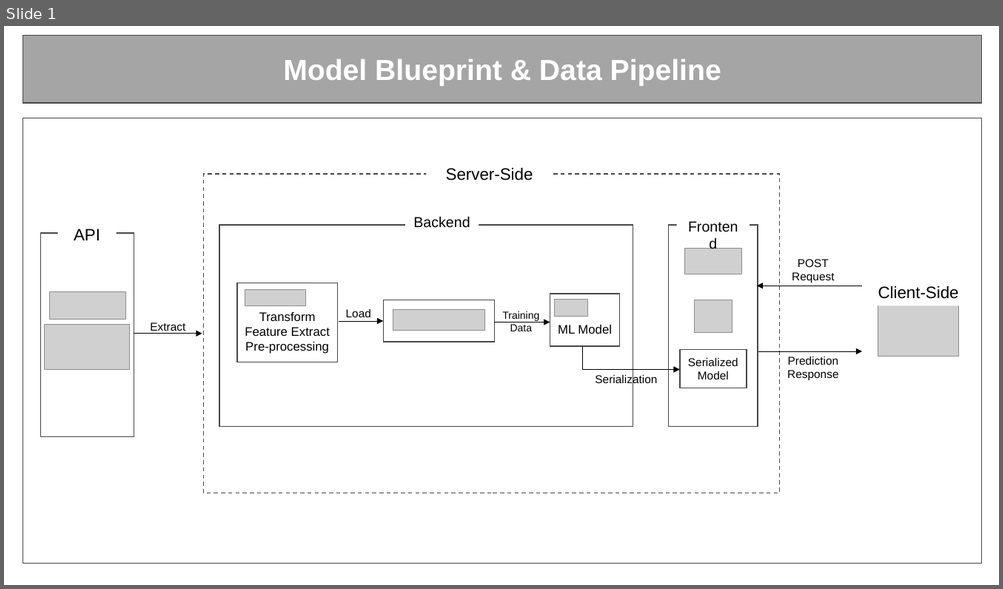
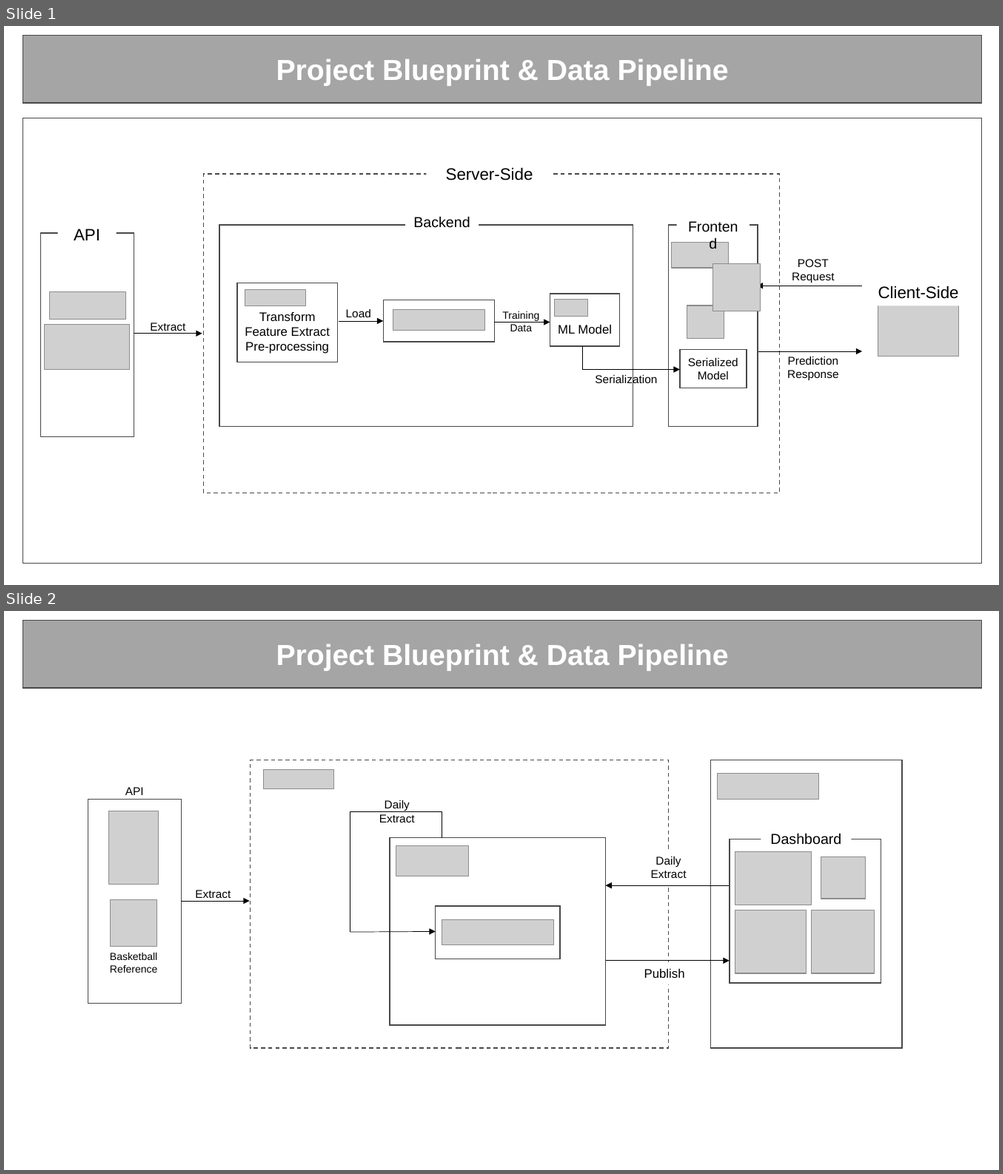
Before and after one commit to VickusWan/my_portfolio, a slide deck: static/blueprints.pptx. Shown one above the other, each under a label of ours: slide 1 before the commit, slides 1 and 2 after it. The pictures are 1003x589 and 1003x1174 pixels, drawn with LibreOffice and Linux fonts; fonts in the diff are those of the drawing; grey boxes stand for pictures. Boxes give left, top, right and bottom in pixels: in the first picture for what was removed or moved away, otherwise in the second. Text is boxed around its words. In the diff, an @@ line names an element or a change of style, - is before the commit and + after.

```diff
--- a/static/blueprints.pptx
+++ b/static/blueprints.pptx
@@ slide 2 added at bbox=[4, 611, 999, 1170], background #FFFFFF @@
@@ rectangle added at bbox=[22, 620, 982, 688], fill #A5A5A5, outline #484848 1 pt, 28 pt, text #FFFFFF, bold @@
+Project Blueprint & Data Pipeline
@@ rectangle added at bbox=[250, 760, 668, 1049], fill #FFFFFF, outline #484848 1 pt dashed @@
@@ rectangle added at bbox=[711, 760, 902, 1049], fill #FFFFFF, outline #484848 1 pt @@
@@ text added at bbox=[125, 787, 144, 795], 11 pt, text #000000 @@
+API
@@ picture added at bbox=[264, 770, 334, 789] @@
@@ picture added at bbox=[717, 773, 818, 799] @@
@@ rectangle added at bbox=[88, 800, 181, 1003], fill #FFFFFF, outline #484848 1 pt @@
@@ text added at bbox=[379, 800, 415, 823], 11 pt, text #000000 @@
+Daily
+Extract
@@ picture added at bbox=[109, 812, 159, 885] @@
@@ line added from (441, 812) to (350, 812), #000000 0.5 pt @@
@@ line added from (350, 812) to (350, 933), #000000 0.5 pt @@
@@ line added from (441, 838) to (441, 812), #000000 0.5 pt @@
@@ rectangle added at bbox=[390, 838, 606, 1026], fill #FFFFFF, outline #484848 1 pt @@
@@ picture added at bbox=[395, 846, 468, 877] @@
@@ rectangle added at bbox=[729, 840, 881, 983], fill #FFFFFF, outline #484848 1 pt @@
@@ picture added at bbox=[735, 852, 811, 906] @@
@@ text added at bbox=[770, 833, 841, 845], 14 pt, text #000000 @@
+Dashboard
@@ text added at bbox=[651, 857, 686, 878], 11 pt, text #000000 @@
+Daily
+Extract
@@ picture added at bbox=[821, 857, 865, 899] @@
@@ text added at bbox=[195, 890, 230, 898], 11 pt, text #000000 @@
+Extract
@@ arrow added from (729, 886) to (606, 886), #000000 0.5 pt @@
@@ picture added at bbox=[111, 900, 157, 947] @@
@@ arrow added from (181, 901) to (250, 901), #000000 0.5 pt @@
@@ rectangle added at bbox=[435, 906, 560, 960], fill #FFFFFF, outline #484848 1 pt @@
@@ picture added at bbox=[441, 920, 553, 945] @@
@@ picture added at bbox=[735, 910, 806, 974] @@
@@ picture added at bbox=[811, 910, 875, 974] @@
@@ arrow added from (350, 933) to (435, 932), #000000 0.5 pt @@
@@ text added at bbox=[110, 953, 157, 973], 10 pt, text #000000 @@
+Basketball
+Reference
@@ arrow added from (606, 961) to (729, 961), #000000 0.5 pt @@
@@ text added at bbox=[644, 969, 685, 978], 12 pt, text #000000 @@
+Publish
@@ slide 1 changed as well @@
@@ text in rectangle at bbox=[276, 59, 728, 86]: text changed @@
-Model Blueprint & Data Pipeline
+Project Blueprint & Data Pipeline
@@ picture: place and size @@
-picture at bbox=[685, 248, 742, 275]
+picture at bbox=[671, 242, 728, 269]
@@ picture added at bbox=[713, 264, 760, 311] @@
@@ picture: place and size @@
-picture at bbox=[694, 300, 731, 332]
+picture at bbox=[687, 306, 724, 338]
```
Also in this commit, not shown: 2 other slides added, 1 slide removed, 17 other files.
